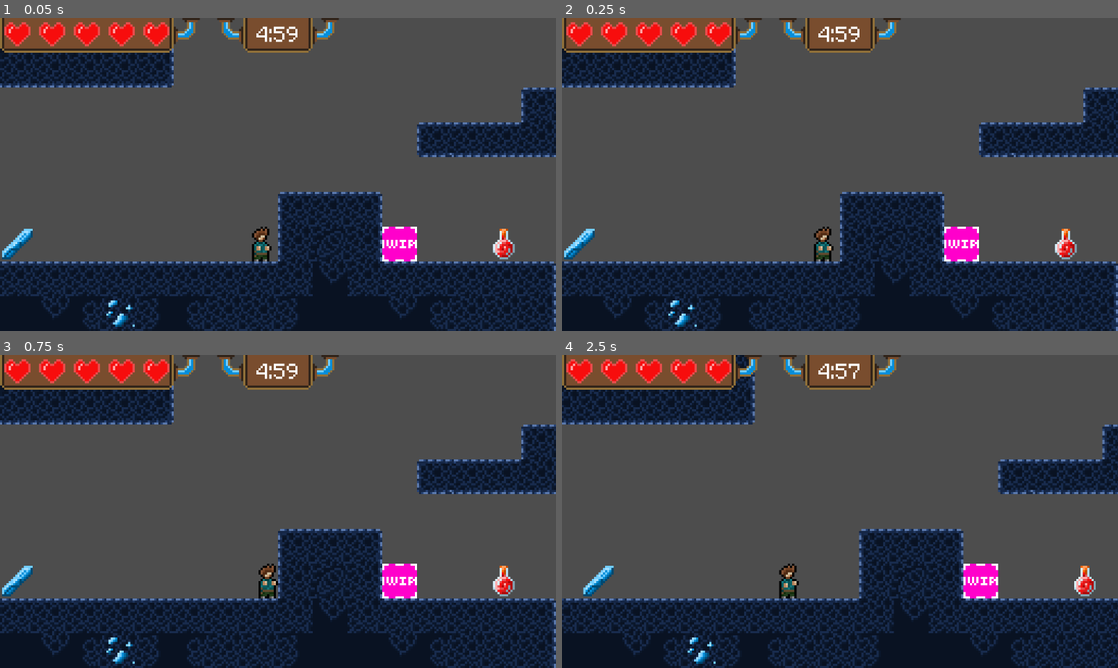
Above: before the commit, frames 1-4 (two rows, left to right).
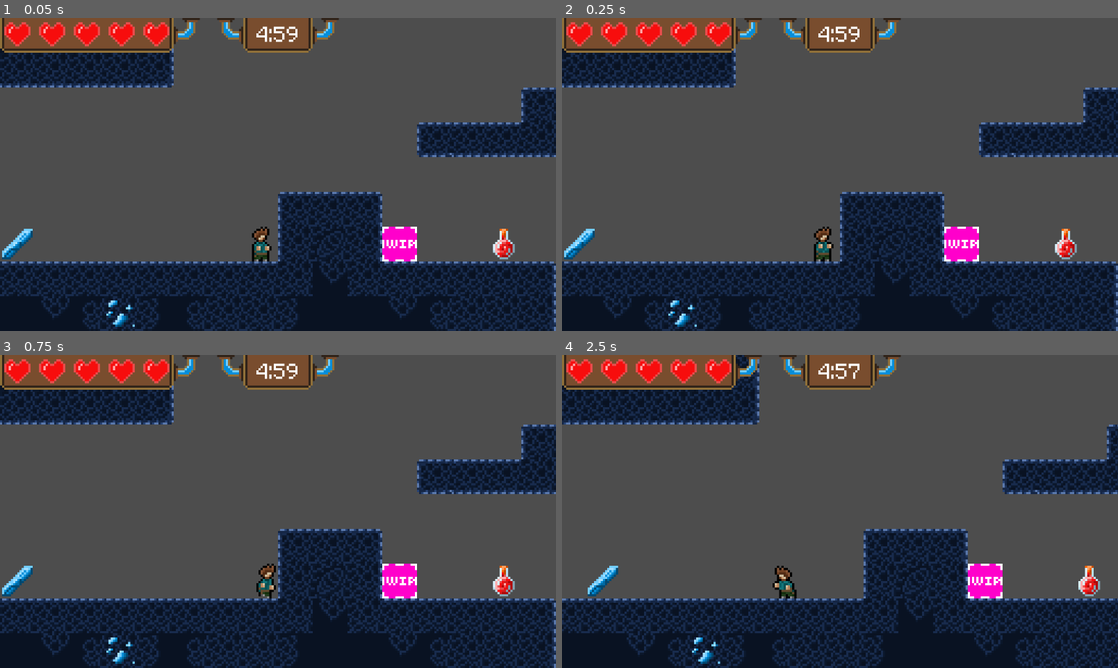
Above: after the commit, the same moments.

Repository: Soul-twan/informatica-eindproject
Game: Godot game, scene res://scene.tscn
Same seed, same stepped clock (60 frames per second), same inputs: the game is played once before the commit and once after it.
Inputs:
- Up to frame 1 (0.05 s): no input
- Up to frame 2 (0.25 s): no input
- Up to frame 3 (0.75 s): tap Enter at 0.5 s; hold Right (ui_right) from 0.53 s (still down)
- Up to frame 4 (2.5 s): tap Up (ui_up) at 0.77, 1.52 s; release Right (ui_right) at 2.03 s; hold Left (ui_left) from 2.03 s (still down)

Frame 1 is identical in both runs. In frame 2, less than 0.1% of the frame differs, in the area x 45-49%, y 71-75%; in frame 3, 0.1%; in frame 4, 16%, in the area x 0-100%, y 0-100%.

Commit message:
Walking animation

Diff:
--- a/player.gd
+++ b/player.gd
@@ -132,3 +132,10 @@
 				animate.play("IdleRight")
 			"left":
 				animate.play("IdleLeft")
+	# walk
+	if is_on_floor() and velocity != Vector2(0, 0):
+		match latestDirection:
+			"right":
+				animate.play("WalkRight")
+			"left":
+				animate.play("WalkLeft")
--- a/scene.tscn
+++ b/scene.tscn
@@ -3,20 +3,27 @@
 [ext_resource type="Script" uid="uid://dspaovmbu7x3i" path="res://player.gd" id="1_nxogm"]
 [ext_resource type="Script" uid="uid://cpv2md6b83dxl" path="res://scene.gd" id="1_u3cyc"]
 [ext_resource type="Texture2D" uid="uid://dfxoiqxrmt6ow" path="res://Placeholders/Placeholder tile sheet.png" id="2_nxogm"]
+[ext_resource type="Texture2D" uid="uid://ctbgly5bjhmm8" path="res://Player/base.png" id="3_17rhs"]
 [ext_resource type="Script" uid="uid://qojlbjvpnxv4" path="res://camera.gd" id="3_3253y"]
 [ext_resource type="Texture2D" uid="uid://b071ttlo6dpy7" path="res://Player/idleRight.png" id="3_akxrc"]
 [ext_resource type="Texture2D" uid="uid://h470t7h42mqg" path="res://Player/idleLeft.png" id="3_gu47o"]
 [ext_resource type="Texture2D" uid="uid://bre3gliv37in" path="res://Environment/environment.png" id="4_5c1cw"]
 [ext_resource type="Theme" uid="uid://bsyab1msaktvh" path="res://pixeFontTheme.tres" id="5_5juve"]
 [ext_resource type="Texture2D" uid="uid://chqmh24vlxw44" path="res://HUD/heartFull.png" id="5_m7jmp"]
+[ext_resource type="Texture2D" uid="uid://8gpxvvx8q4he" path="res://Player/walkLeft.png" id="6_8j1ou"]
 [ext_resource type="Texture2D" uid="uid://ghxnee6qtmct" path="res://HUD/bg.png" id="6_xlvrw"]
 [ext_resource type="Script" uid="uid://bnumdnfujkb0i" path="res://Item.gd" id="6_y2354"]
 [ext_resource type="Texture2D" uid="uid://dfu2esx7r2ii1" path="res://Environment/spikes.png" id="7_ni31j"]
+[ext_resource type="Texture2D" uid="uid://8khs5wcvq4i7" path="res://Player/walkRight.png" id="7_o3hm7"]
 [ext_resource type="Texture2D" uid="uid://bk38wundf7ltv" path="res://Environment/timeCrystal.png" id="9_fy5k1"]
 [ext_resource type="Texture2D" uid="uid://bxjaughh32ghk" path="res://Environment/healingPad.png" id="11_fy5k1"]
 
 [sub_resource type="RectangleShape2D" id="RectangleShape2D_m7jmp"]
 size = Vector2(9.000008, 16)
+
+[sub_resource type="AtlasTexture" id="AtlasTexture_xpof7"]
+atlas = ExtResource("3_17rhs")
+region = Rect2(0, 0, 16, 16)
 
 [sub_resource type="AtlasTexture" id="AtlasTexture_17rhs"]
 atlas = ExtResource("3_gu47o")
@@ -42,8 +49,40 @@
 atlas = ExtResource("3_akxrc")
 region = Rect2(16, 0, 16, 16)
 
+[sub_resource type="AtlasTexture" id="AtlasTexture_302uq"]
+atlas = ExtResource("6_8j1ou")
+region = Rect2(0, 0, 16, 16)
+
+[sub_resource type="AtlasTexture" id="AtlasTexture_1q4c1"]
+atlas = ExtResource("6_8j1ou")
+region = Rect2(16, 0, 16, 16)
+
+[sub_resource type="AtlasTexture" id="AtlasTexture_aobyt"]
+atlas = ExtResource("6_8j1ou")
+region = Rect2(32, 0, 16, 16)
+
+[sub_resource type="AtlasTexture" id="AtlasTexture_i6j5g"]
+atlas = ExtResource("7_o3hm7")
+region = Rect2(0, 0, 16, 16)
+
+[sub_resource type="AtlasTexture" id="AtlasTexture_g6g5t"]
+atlas = ExtResource("7_o3hm7")
+region = Rect2(16, 0, 16, 16)
+
+[sub_resource type="AtlasTexture" id="AtlasTexture_iss77"]
+atlas = ExtResource("7_o3hm7")
+region = Rect2(32, 0, 16, 16)
+
 [sub_resource type="SpriteFrames" id="SpriteFrames_17rhs"]
 animations = [{
+"frames": [{
+"duration": 1.0,
+"texture": SubResource("AtlasTexture_xpof7")
+}],
+"loop": true,
+"name": &"Base",
+"speed": 5.0
+}, {
 "frames": [{
 "duration": 1.0,
 "texture": SubResource("AtlasTexture_17rhs")
@@ -56,7 +95,7 @@
 }],
 "loop": true,
 "name": &"IdleLeft",
-"speed": 2.0
+"speed": 4.0
 }, {
 "frames": [{
 "duration": 1.0,
@@ -70,7 +109,35 @@
 }],
 "loop": true,
 "name": &"IdleRight",
-"speed": 2.0
+"speed": 4.0
+}, {
+"frames": [{
+"duration": 1.0,
+"texture": SubResource("AtlasTexture_302uq")
+}, {
+"duration": 1.0,
+"texture": SubResource("AtlasTexture_1q4c1")
+}, {
+"duration": 1.0,
+"texture": SubResource("AtlasTexture_aobyt")
+}],
+"loop": true,
+"name": &"WalkLeft",
+"speed": 8.0
+}, {
+"frames": [{
+"duration": 1.0,
+"texture": SubResource("AtlasTexture_i6j5g")
+}, {
+"duration": 1.0,
+"texture": SubResource("AtlasTexture_g6g5t")
+}, {
+"duration": 1.0,
+"texture": SubResource("AtlasTexture_iss77")
+}],
+"loop": true,
+"name": &"WalkRight",
+"speed": 8.0
 }]
 
 [sub_resource type="Animation" id="Animation_gu47o"]
@@ -192,11 +259,93 @@
 "values": [Vector2(9.000008, 16)]
 }
 
+[sub_resource type="Animation" id="Animation_8j1ou"]
+resource_name = "IdleLeft"
+length = 0.001
+tracks/0/type = "value"
+tracks/0/imported = false
+tracks/0/enabled = true
+tracks/0/path = NodePath("PlayerSprite:animation")
+tracks/0/interp = 1
+tracks/0/loop_wrap = true
+tracks/0/keys = {
+"times": PackedFloat32Array(0),
+"transitions": PackedFloat32Array(1),
+"update": 1,
+"values": [&"WalkLeft"]
+}
+tracks/1/type = "value"
+tracks/1/imported = false
+tracks/1/enabled = true
+tracks/1/path = NodePath("CollisionShape2D:position")
+tracks/1/interp = 1
+tracks/1/loop_wrap = true
+tracks/1/keys = {
+"times": PackedFloat32Array(0),
+"transitions": PackedFloat32Array(1),
+"update": 1,
+"values": [Vector2(-1.5, 0)]
+}
+tracks/2/type = "value"
+tracks/2/imported = false
+tracks/2/enabled = true
+tracks/2/path = NodePath("CollisionShape2D:shape:size")
+tracks/2/interp = 1
+tracks/2/loop_wrap = true
+tracks/2/keys = {
+"times": PackedFloat32Array(0),
+"transitions": PackedFloat32Array(1),
+"update": 1,
+"values": [Vector2(11.000011, 16)]
+}
+
+[sub_resource type="Animation" id="Animation_o3hm7"]
+resource_name = "IdleLeft"
+length = 0.001
+tracks/0/type = "value"
+tracks/0/imported = false
+tracks/0/enabled = true
+tracks/0/path = NodePath("PlayerSprite:animation")
+tracks/0/interp = 1
+tracks/0/loop_wrap = true
+tracks/0/keys = {
+"times": PackedFloat32Array(0),
+"transitions": PackedFloat32Array(1),
+"update": 1,
+"values": [&"WalkRight"]
+}
+tracks/1/type = "value"
+tracks/1/imported = false
+tracks/1/enabled = true
+tracks/1/path = NodePath("CollisionShape2D:position")
+tracks/1/interp = 1
+tracks/1/loop_wrap = true
+tracks/1/keys = {
+"times": PackedFloat32Array(0.001),
+"transitions": PackedFloat32Array(1),
+"update": 1,
+"values": [Vector2(1.5, 0)]
+}
+tracks/2/type = "value"
+tracks/2/imported = false
+tracks/2/enabled = true
+tracks/2/path = NodePath("CollisionShape2D:shape:size")
+tracks/2/interp = 1
+tracks/2/loop_wrap = true
+tracks/2/keys = {
+"times": PackedFloat32Array(0.001),
+"transitions": PackedFloat32Array(1),
+"update": 1,
+"values": [Vector2(11.00001, 16)]
+}
+
 [sub_resource type="AnimationLibrary" id="AnimationLibrary_17rhs"]
 _data = {
 &"IdleLeft": SubResource("Animation_gu47o"),
 &"IdleRight": SubResource("Animation_8hm71"),
-&"RESET": SubResource("Animation_223my")
+&"RESET": SubResource("Animation_223my"),
+&"WalkLeft": SubResource("Animation_8j1ou"),
+&"WalkRight": SubResource("Animation_o3hm7")
 }
 
 [sub_resource type="TileSetAtlasSource" id="TileSetAtlasSource_5c1cw"]
Renamed: playerTemp.png -> Player/base.png
Not shown, added: Player/base.png.import
Binary file added: Player/walkLeft.png
Not shown, changed: Player/walkLeft.png.import
Binary file added: Player/walkRight.png
Not shown, added: Player/walkRight.png.import
